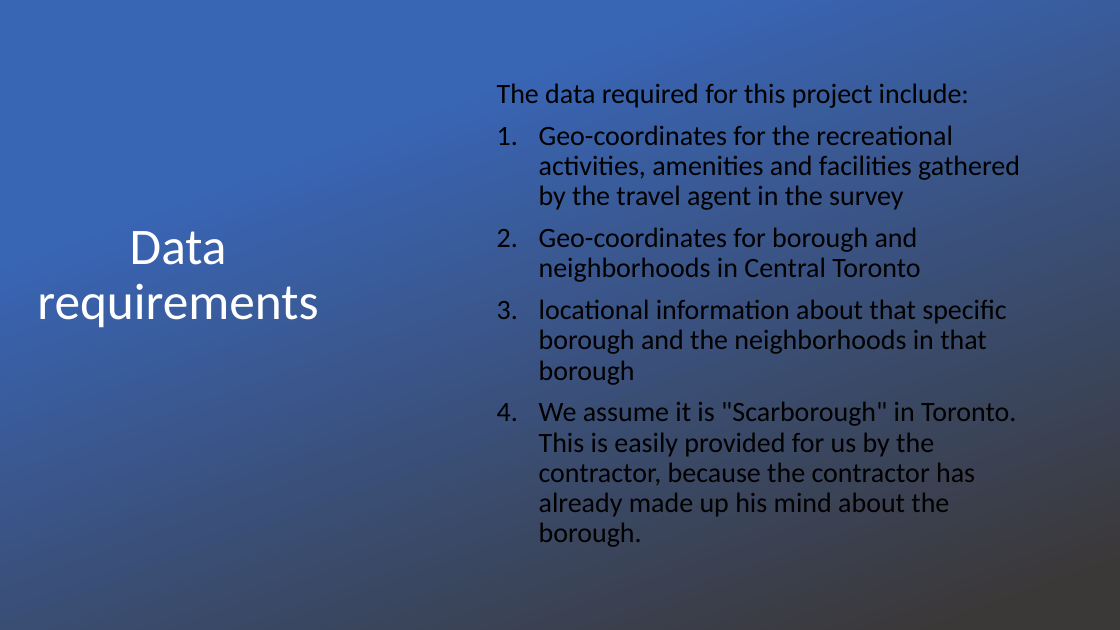
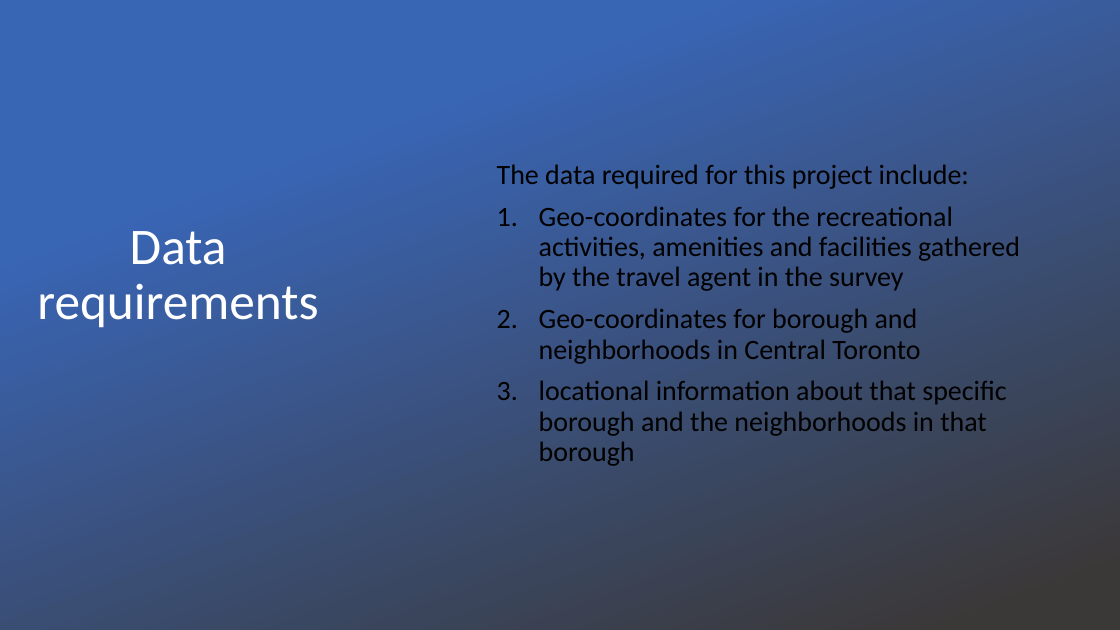
Before and after one commit to wgova/Coursera_Capstone, a slide deck: slide 3 of Business problem.pptx. Drawn at 1120x630 pixels with LibreOffice and Linux fonts; fonts in the diff are those of the drawing; background and template pictures are left out. Boxes give left, top, right and bottom in pixels: in the first picture for what was removed or moved away, otherwise in the second. Text is boxed around its words. In the diff, an @@ line names an element or a change of style, - is before the commit and + after.

Commit message:
Update

```diff
--- a/Business problem.pptx
+++ b/Business problem.pptx
@@ text at bbox=[539, 401, 1016, 547]: paragraph removed @@
-4. We assume it is "Scarborough" in Toronto. This is easily provided for us by the contractor, because the contractor has already made up his mind about the borough.
```
Also in this commit, not shown: 1 slide added.
